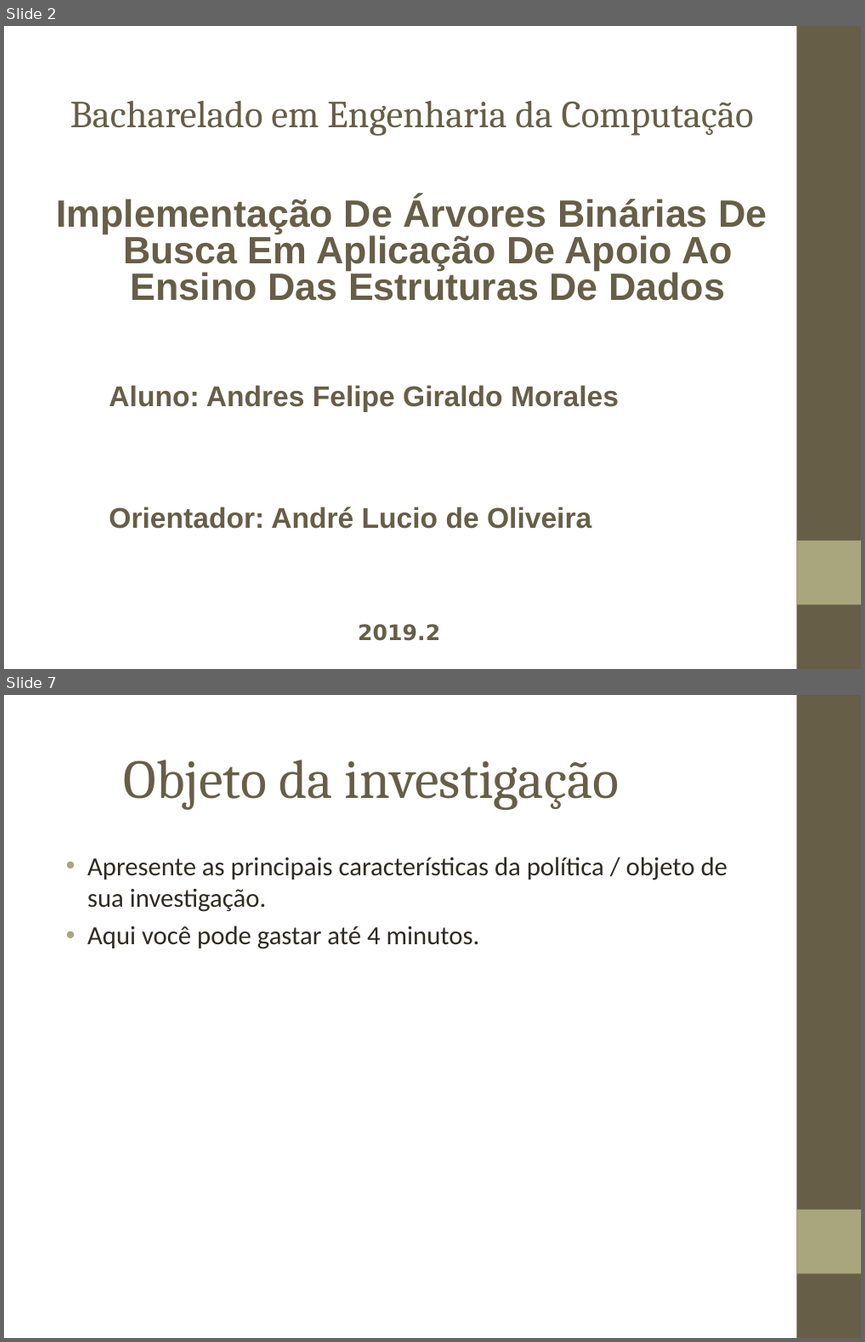
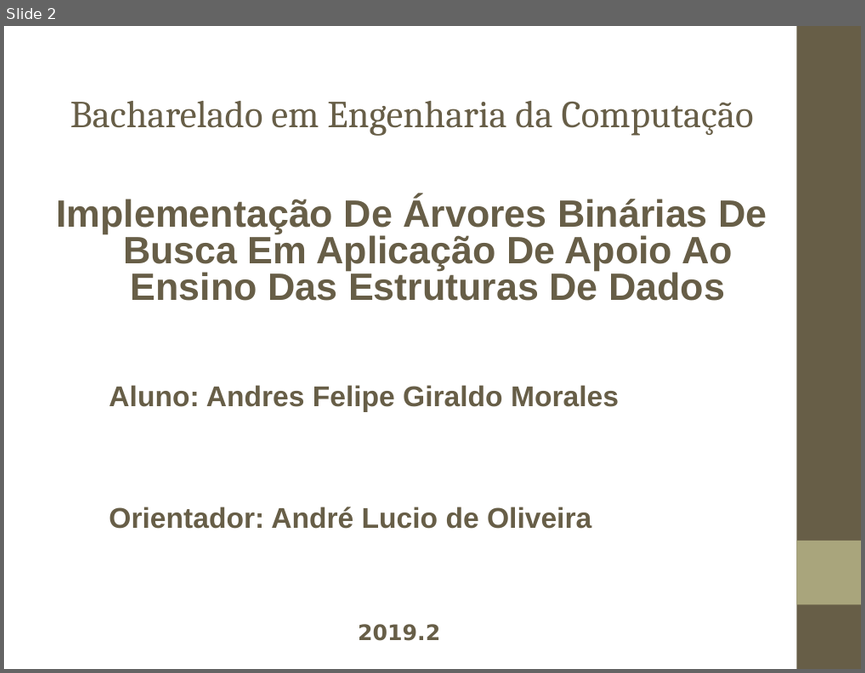
Before and after one commit to andresklr/monografia1902, a slide deck: Texto/Apresentação/Monografia 1902.ppt. Shown one above the other, each under a label of ours: slides 2 and 7 before the commit, slide 2 after it; the slides between them are not shown. The pictures are 865x1342 and 865x673 pixels, drawn with LibreOffice and Linux fonts; fonts in the diff are those of the drawing; background and template pictures are left out. Boxes give left, top, right and bottom in pixels: in the first picture for what was removed or moved away, otherwise in the second. Text is boxed around its words. In the diff, an @@ line names an element or a change of style, - is before the commit and + after.

```diff
--- a/Texto/Apresentação/Monografia 1902.ppt
+++ b/Texto/Apresentação/Monografia 1902.ppt
@@ slide 7 removed at (4,695,861,1338), background picture (left out); not listed: 2 template elements that a slide beside it also shows @@
@@ title removed at (124,760,619,810) @@
-Objeto da investigação
@@ text removed at (87,857,727,949) @@
-• Apresente as principais características da política / objeto de sua investigação.
-• Aqui você pode gastar até 4 minutos.
```
Also in this commit, not shown: 1 slide changed, 9 slides added, 7 other slides removed, 3 other files.
